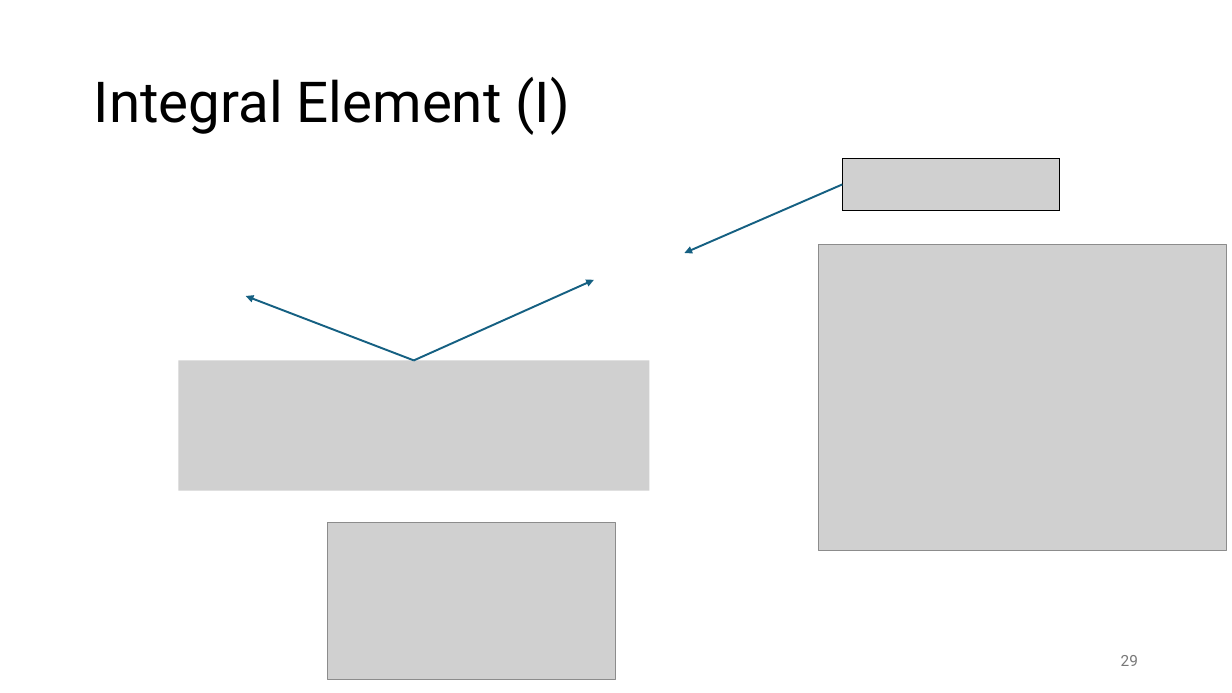
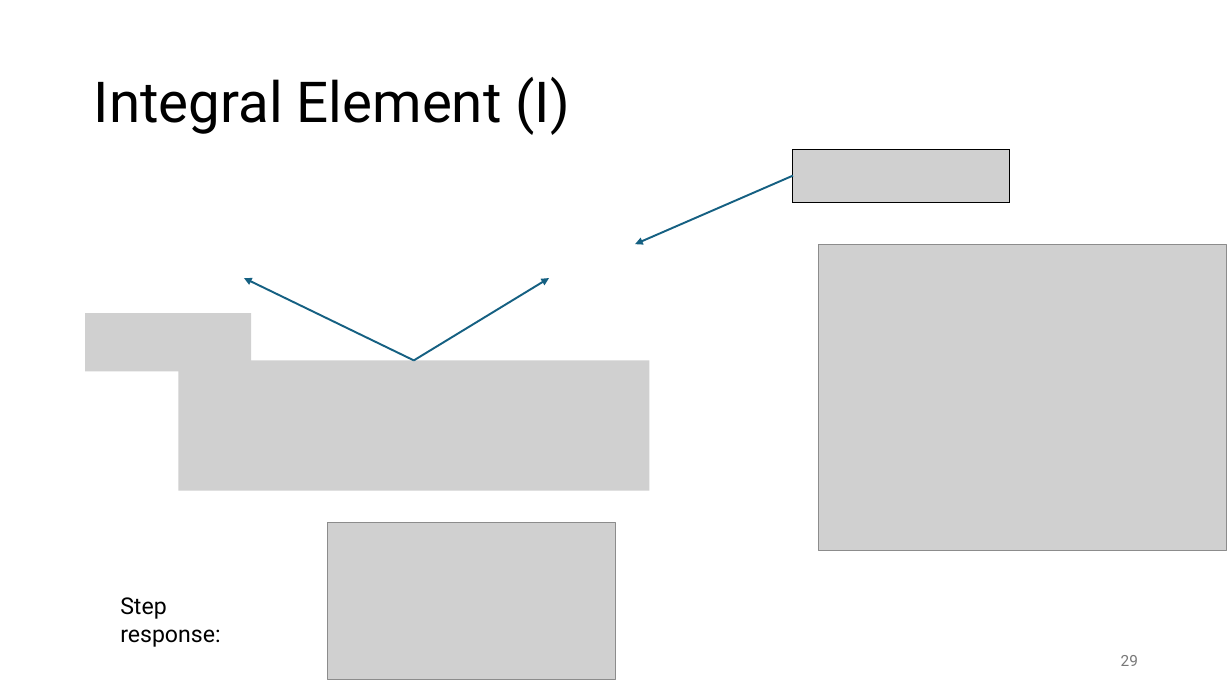
Before and after one commit to FelixWick/control_engineering, a slide deck: slide 29 of slides/3_Laplace.pptx. Drawn at 1232x693 pixels with LibreOffice and Linux fonts; fonts in the diff are those of the drawing; grey boxes stand for pictures. Boxes give left, top, right and bottom in pixels: in the first picture for what was removed or moved away, otherwise in the second. Text is boxed around its words. In the diff, an @@ line names an element or a change of style, - is before the commit and + after.

Commit message:
fix

```diff
--- a/slides/3_Laplace.pptx
+++ b/slides/3_Laplace.pptx
@@ picture: place and size @@
-picture at bbox=[843, 158, 1060, 211]
+picture at bbox=[793, 149, 1010, 201]
@@ arrow moved from (843, 185) - (685, 253) to (793, 176) - (635, 244) @@
@@ arrow moved from (414, 360) - (246, 296) to (414, 360) - (244, 278) @@
@@ arrow moved from (414, 360) - (594, 280) to (414, 360) - (549, 278) @@
@@ picture added at bbox=[85, 313, 251, 372] @@
@@ text added at bbox=[120, 597, 220, 647], 18 pt, text #000000 @@
+Step response:
```
Also in this commit, not shown: 4 other slides changed.
